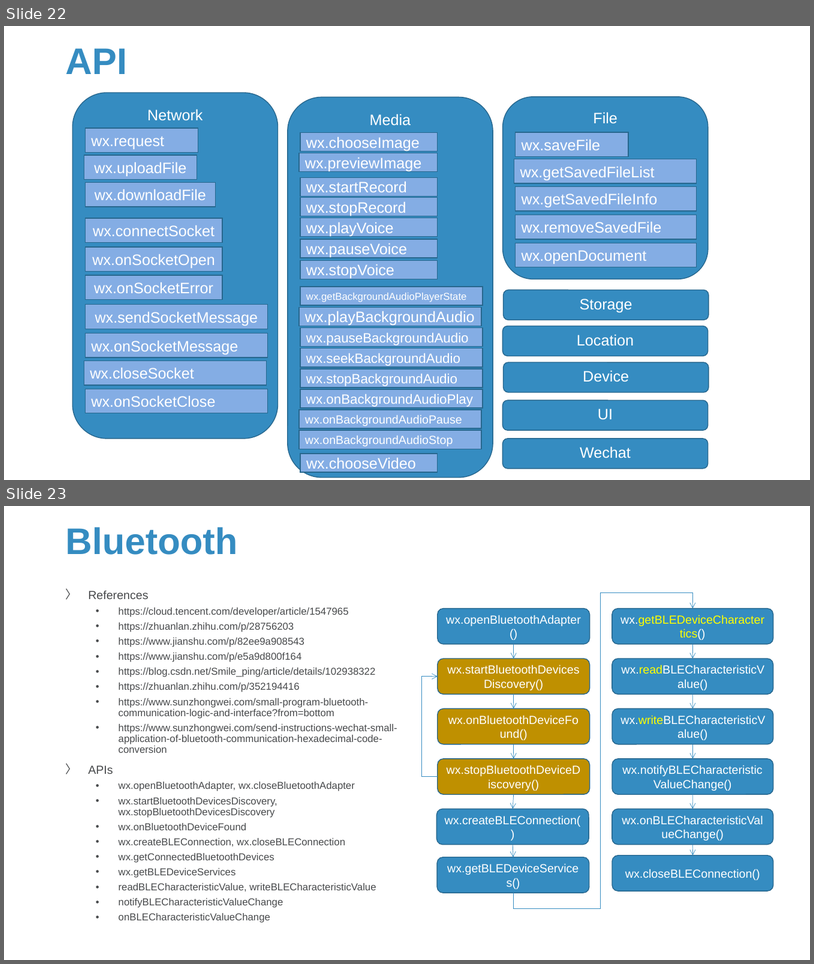
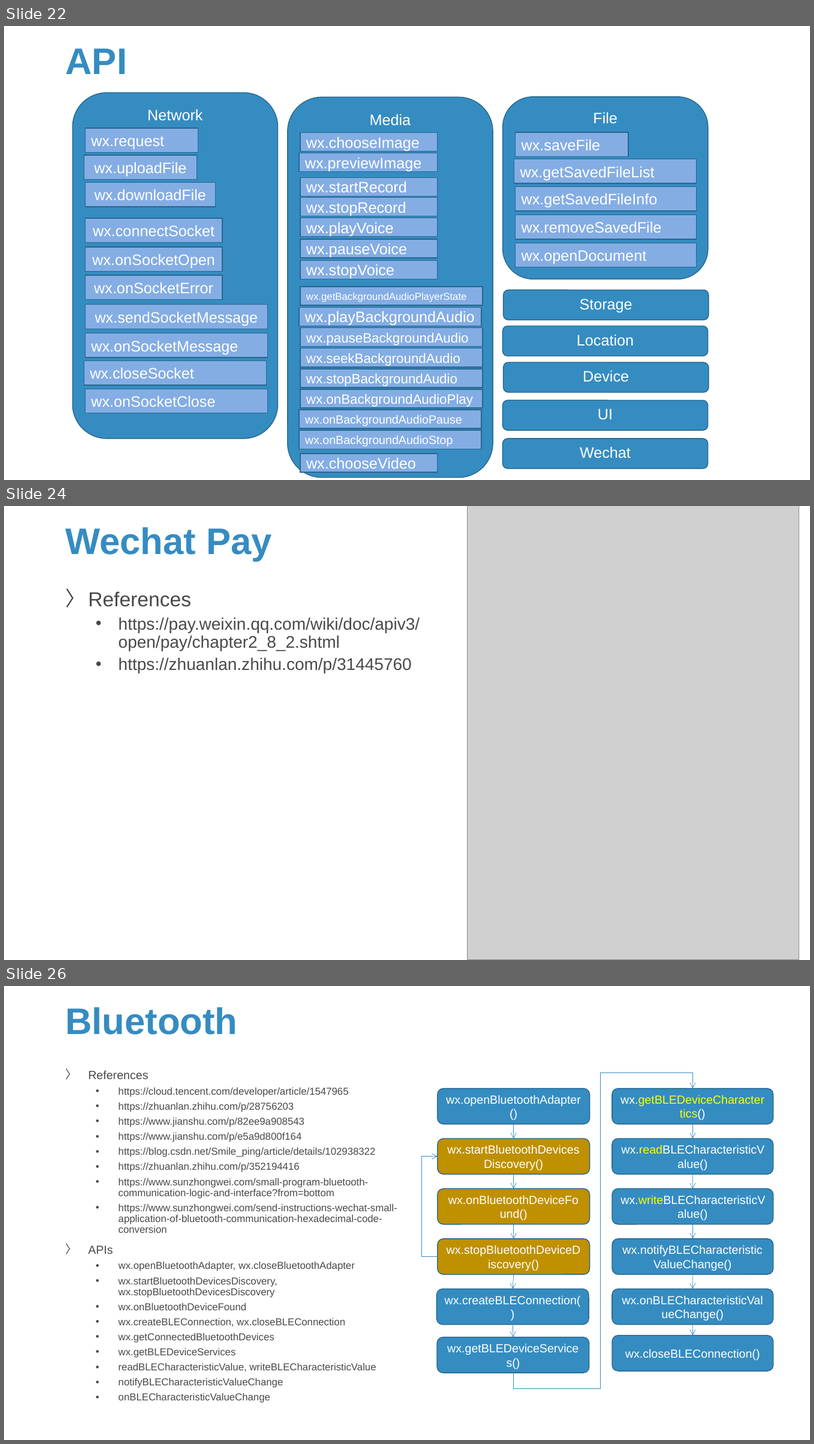
Before and after one commit to Sparks-Lu/TechNotes, a slide deck: Web/WeChat-Notes.pptx. Shown one above the other, each under a label of ours: slides 22 and 23 before the commit, slides 22, 24 and 26 after it; the slides between them are not shown. The pictures are 814x964 and 814x1444 pixels, drawn with LibreOffice and Linux fonts; fonts in the diff are those of the drawing; grey boxes stand for pictures; background and template pictures are left out. Boxes give left, top, right and bottom in pixels: in the first picture for what was removed or moved away, otherwise in the second. Text is boxed around its words. In the diff, an @@ line names an element or a change of style, - is before the commit and + after.

```diff
--- a/Web/WeChat-Notes.pptx
+++ b/Web/WeChat-Notes.pptx
@@ slide 24 added at [4,506,810,960], background picture (left out) @@
@@ picture added at [468,506,800,960] @@
@@ title added at [65,527,272,561], 44 pt, text #358CC1, bold @@
+Wechat Pay
@@ text added at [88,591,420,673], 20 pt, text #47494B @@
+〉 References
+  • https://pay.weixin.qq.com/wiki/doc/apiv3/open/pay/chapter2_8_2.shtml
+  • https://zhuanlan.zhihu.com/p/31445760
@@ what was slide 23 is now slide 26 @@
```
Also in this commit, not shown: 3 other slides added, 5 other files.
